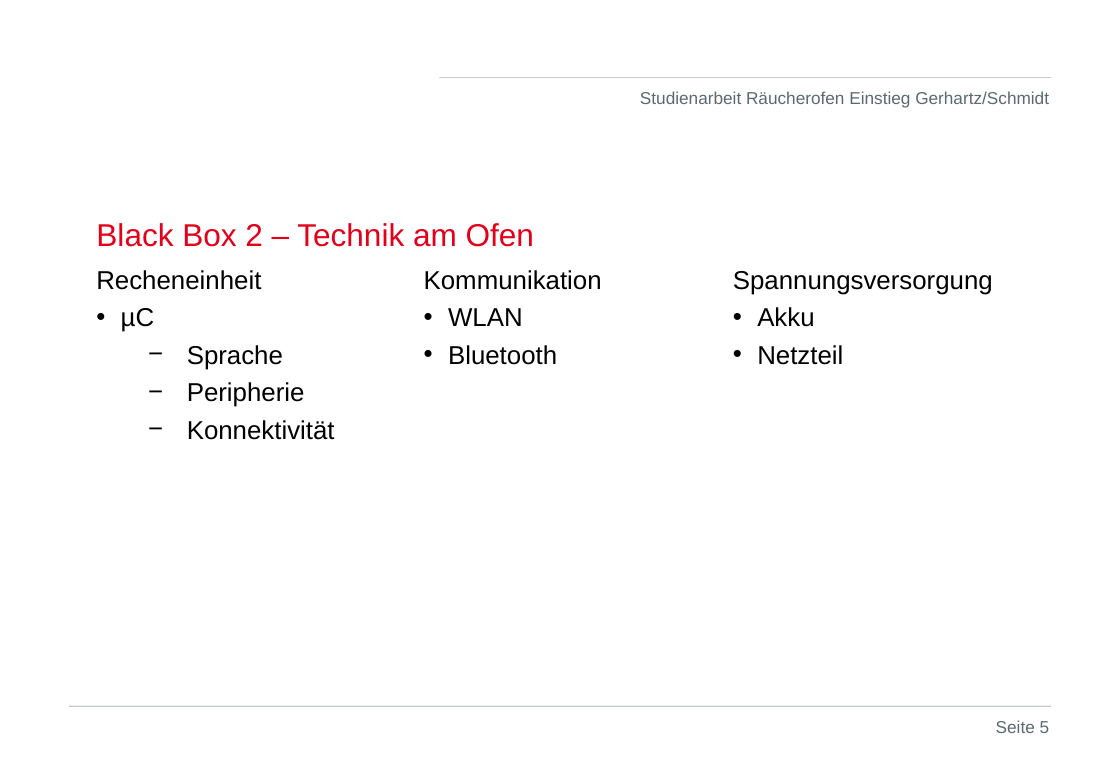
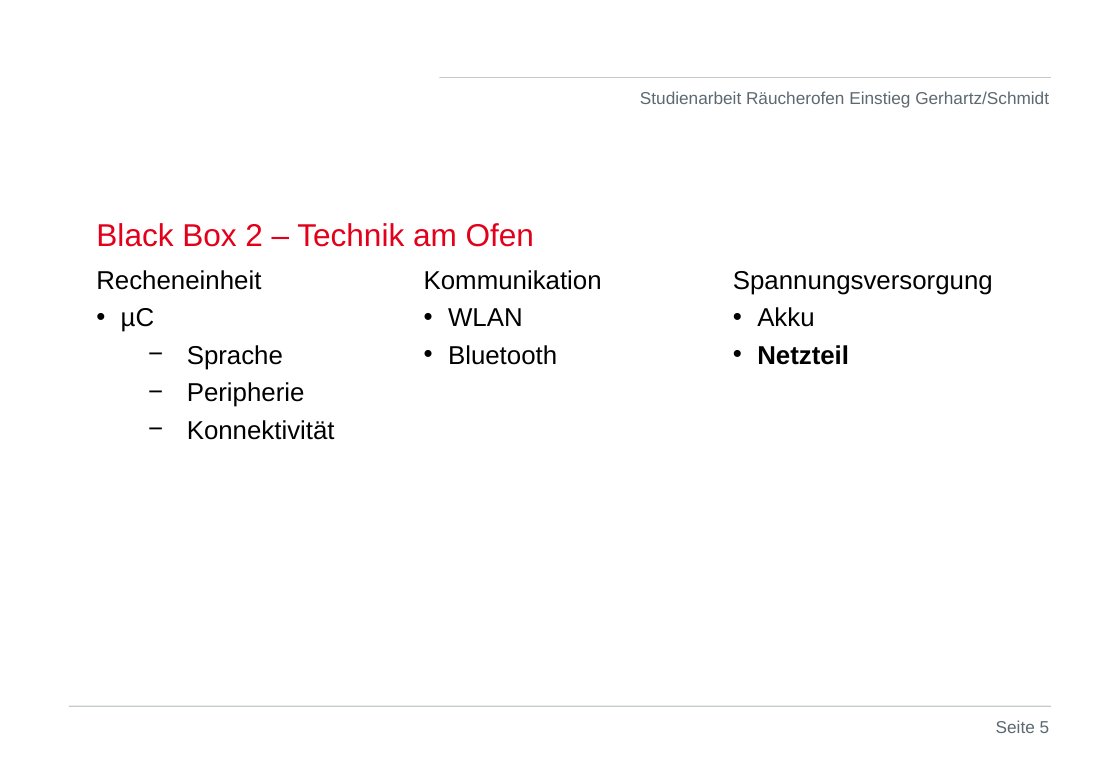
Before and after one commit to stege00/Raeucherofen, a slide deck: slide 5 of 05_Dokumente_DHBW/Präsentationen/KW40_2021_Studienarbeit_Gerhartz_Schmidt_Einstieg.ppt. Drawn at 1120x775 pixels with LibreOffice and Linux fonts; fonts in the diff are those of the drawing; background and template pictures are left out. Boxes give left, top, right and bottom in pixels: in the first picture for what was removed or moved away, otherwise in the second. Text is boxed around its words. In the diff, an @@ line names an element or a change of style, - is before the commit and + after.

```diff
--- a/05_Dokumente_DHBW/Präsentationen/KW40_2021_Studienarbeit_Gerhartz_Schmidt_Einstieg.ppt
+++ b/05_Dokumente_DHBW/Präsentationen/KW40_2021_Studienarbeit_Gerhartz_Schmidt_Einstieg.ppt
@@ text at (x1=757, y1=345, x2=849, y2=365): bold on in "Netzteil" @@
```
Also in this commit, not shown: 4 other slides changed.
